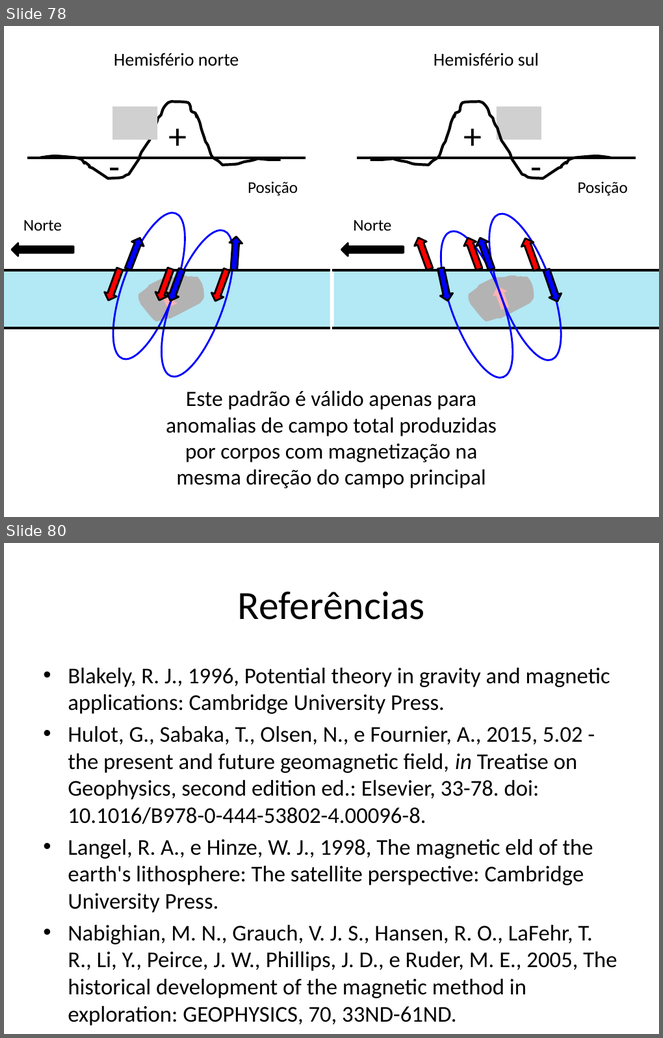
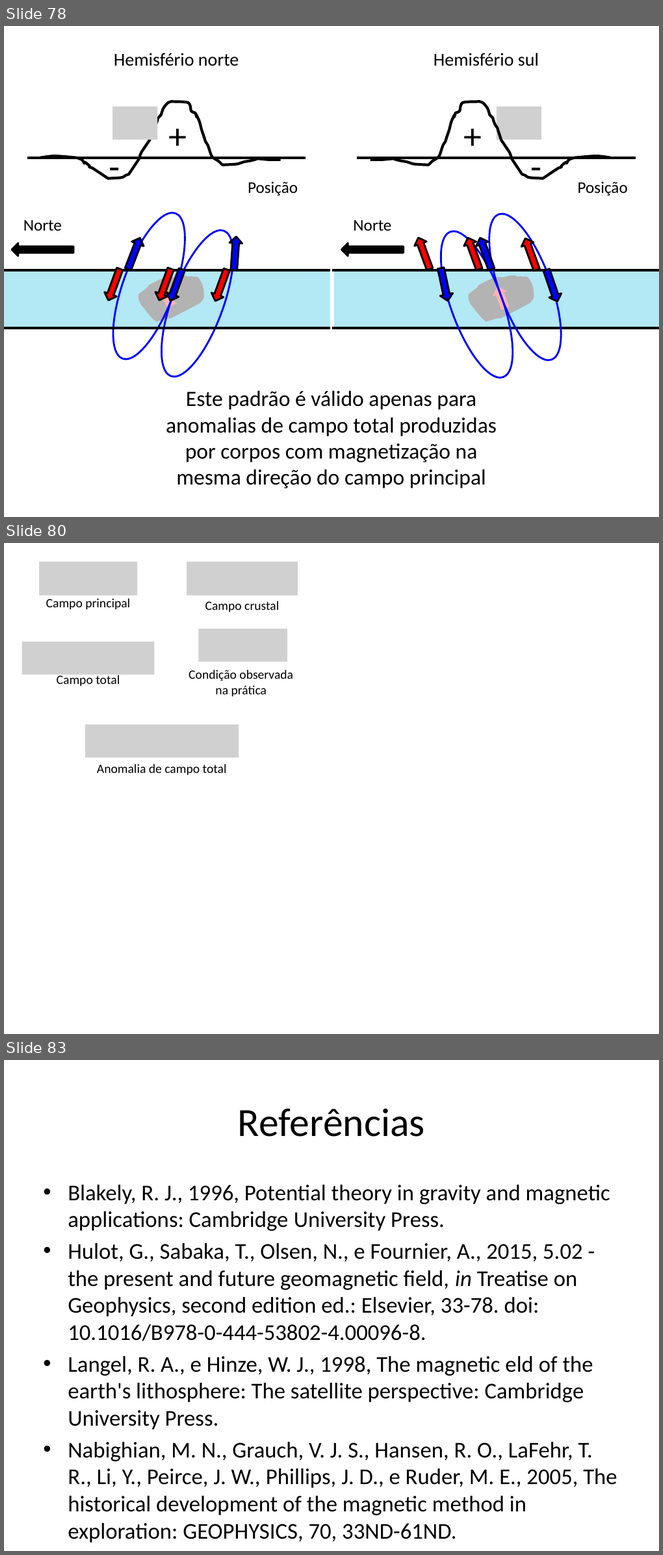
Before and after one commit to pinga-lab/CE-VII-SimBGf-2016, a slide deck: slides/4_anomalia_campo_total.pptx. Shown one above the other, each under a label of ours: slides 78 and 80 before the commit, slides 78, 80 and 83 after it; the slides between them are not shown. The pictures are 663x1038 and 663x1555 pixels, drawn with LibreOffice and Linux fonts; fonts in the diff are those of the drawing; grey boxes stand for pictures. Boxes give left, top, right and bottom in pixels: in the first picture for what was removed or moved away, otherwise in the second. Text is boxed around its words. In the diff, an @@ line names an element or a change of style, - is before the commit and + after.

```diff
--- a/slides/4_anomalia_campo_total.pptx
+++ b/slides/4_anomalia_campo_total.pptx
@@ slide 80 added at [4,543,659,1034], background #FFFFFF @@
@@ picture added at [39,562,138,596] @@
@@ picture added at [187,562,298,596] @@
@@ text added at [46,598,130,609], 14 pt, text #000000 @@
+Campo principal
@@ text added at [206,601,279,612], 14 pt, text #000000 @@
+Campo crustal
@@ picture added at [198,629,287,661] @@
@@ picture added at [22,642,155,675] @@
@@ text added at [57,674,120,686], 14 pt, text #000000 @@
+Campo total
@@ text added at [189,670,293,696], 14 pt, text #000000 @@
+Condição observada
+na prática
@@ picture added at [85,724,239,757] @@
@@ text added at [97,764,227,775], 14 pt, text #000000 @@
+Anomalia de campo total
@@ what was slide 80 is now slide 83 @@
```
Also in this commit, not shown: 18 slides changed, 3 other slides added, 1 slide removed.
